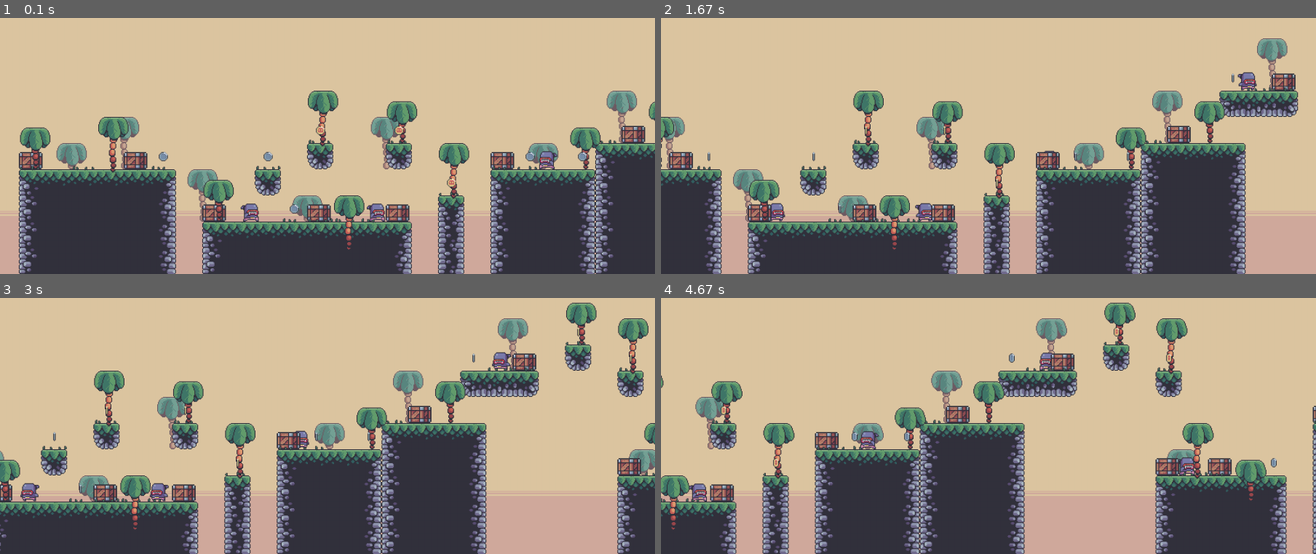
Above: before the commit, frames 1-4 (two rows, left to right).
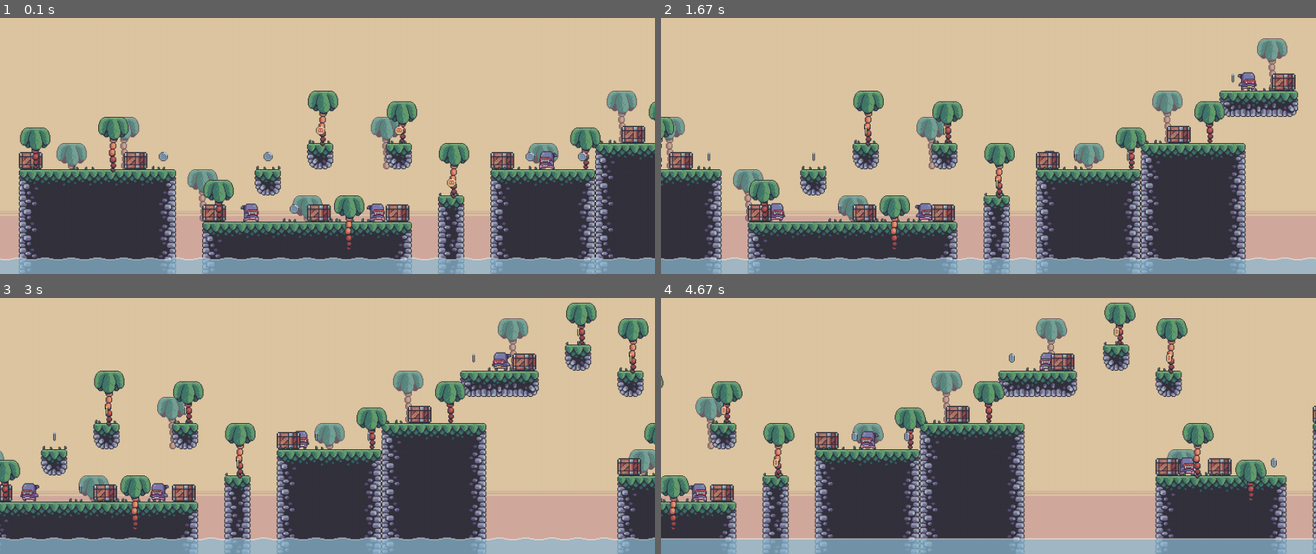
Above: after the commit, the same moments.

Repository: harryodubhghaill/pygame-platformer
Game: pygame game, started from main.py
Same seed, same stepped clock (60 frames per second), same inputs: the game is played once before the commit and once after it.
Inputs:
- Up to frame 1 (0.1 s): no input
- Up to frame 2 (1.67 s): no input
- Up to frame 3 (3 s): no input
- Up to frame 4 (4.67 s): no input

The runs differ from the first frame. In frame 1, 6.1% of the frame differs, in the area x 0-100%, y 93-100%; in frame 2, 6.1%; in frame 3, 6.1%; in frame 4, 6.2%.

Commit message:
add water

Diff:
--- a/decoration.py
+++ b/decoration.py
@@ -1,5 +1,6 @@
 import pygame
 from settings import vertical_tile_number, tile_size, screen_width
+from tiles import AnimatedTile
 
 class Sky:
     def __init__(self, horizon):
@@ -23,3 +24,20 @@
                 surface.blit(self.middle, (0, y))
             else:
                 surface.blit(self.bottom, (0, y))
+
+class Water:
+    def __init__(self, top, level_width):
+        water_start = -screen_width
+        water_tile_width = 192
+        tile_x_amount = int((level_width + screen_width) / water_tile_width)
+        self.water_sprites = pygame.sprite.Group()
+
+        for tile in range(tile_x_amount):
+            x = tile * water_tile_width + water_start
+            y = top
+            sprite = AnimatedTile(192, x, y , './graphics/decoration/water')
+            self.water_sprites.add(sprite)
+
+    def draw(self, surface, shift):
+        self.water_sprites.update(shift)
+        self.water_sprites.draw(surface)
--- a/level.py
+++ b/level.py
@@ -1,11 +1,11 @@
 import pygame
 from tiles import Tile, StaticTile, Crate, Coin, Palm
-from settings import tile_size, screen_limit_right, screen_limit_left
+from settings import tile_size, screen_limit_right, screen_limit_left, screen_height
 from player import Player
 from enemy import Enemy
 from particles import ParticleEffect
 from support import import_csv_layout, import_cut_graphics
-from decoration import Sky
+from decoration import Sky, Water
 
 class Level:
     def __init__(self, level_data, surface):
@@ -56,6 +56,8 @@
 
         # decoration
         self.sky = Sky(8)
+        level_width = len(terrain_layout[0]) * tile_size
+        self.water = Water(screen_height - 40, level_width)
 
         # dust
         self.dust_sprite = pygame.sprite.GroupSingle()
@@ -260,6 +262,9 @@
         self.goal.update(self.world_shift)
         self.goal.draw(self.display_surface)
 
+        # water
+        self.water.draw(self.display_surface, self.world_shift)
+
         # self.tiles.draw(self.display_surface)
         # self.scroll_x()
 
